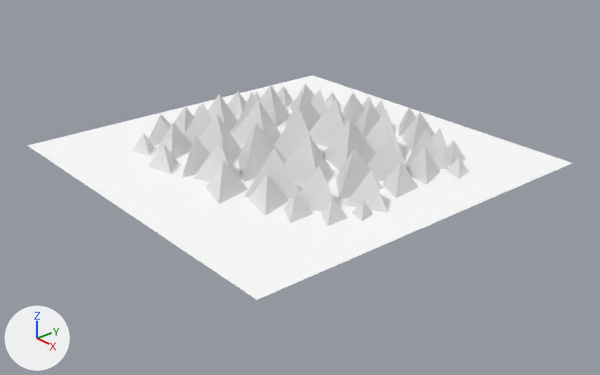
Renders of the Blender file Tetra_Objects/Tetrapod_assembly_sim/tetrapod_sim_001.blend from each side of a commit.
Rendered twice from a 50 mm lens placed at (980.0, -811.0, 514.0), pointed at (36.0, -16.0, -43.0). Lighting does not change. The marker at lower left points along +X, +Y and +Z.

The first picture shows 'Plane', 'tetra_40.001', 'tetra_65.001', 'tetra_75', 'tetra_80.002', 'tetra_85.002', 'tetra_90.002', 'tetra_90.003', 'tetra_95', 'tetra_95.001', 'tetra_95.002', 'tetra_95.003', 'tetra_x100'.
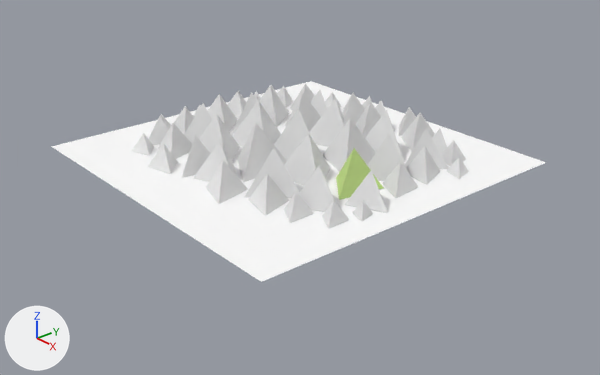
Changed parts and their boxes (x1, y1, x2, y2) in the pictures (600 x 375 px):
'Plane', rescaled (9% narrower, 11% shorter)
    before: (27, 75, 572, 300)
    after: (51, 81, 546, 282)
'tetra_80.002', recoloured (grey to green)
    both: (336, 148, 383, 200)
'tetra_40.001', moved
    before: (321, 198, 348, 226)
    after: (322, 200, 349, 229)

The change, as a list of edits to the scene's bpy script:
```text
Add mat_material_002:
    mat_material_002 = diffuse_material('Material.002')
    mat_material_002.base_color = (0.591, 0.8, 0.277)  # green #cae790
Change me_cone_015:
    where me_cone_015.from_pydata(...)  # 4 vertices, 4 faces; spans x -40.0..40.0, y -23.1..46.2, z -16.3..49.0
    add me_cone_015.materials.append(mat_material_002)  # green #cae790
Change ob_plane:
    ob_plane.scale: (31.8, 31.8, 31.8) -> (28.9, 28.9, 28.9)
Change ob_tetra_40_001:
    ob_tetra_40_001.location: (220.0, -112.0, 8.0) -> (226.0, -115.0, 8.0)
```
